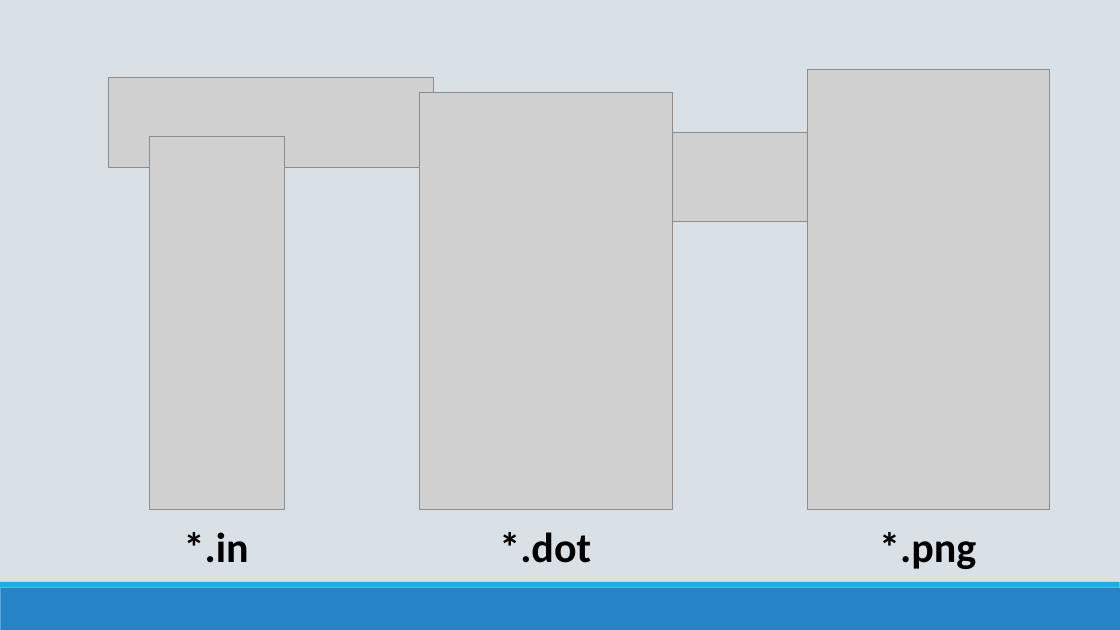
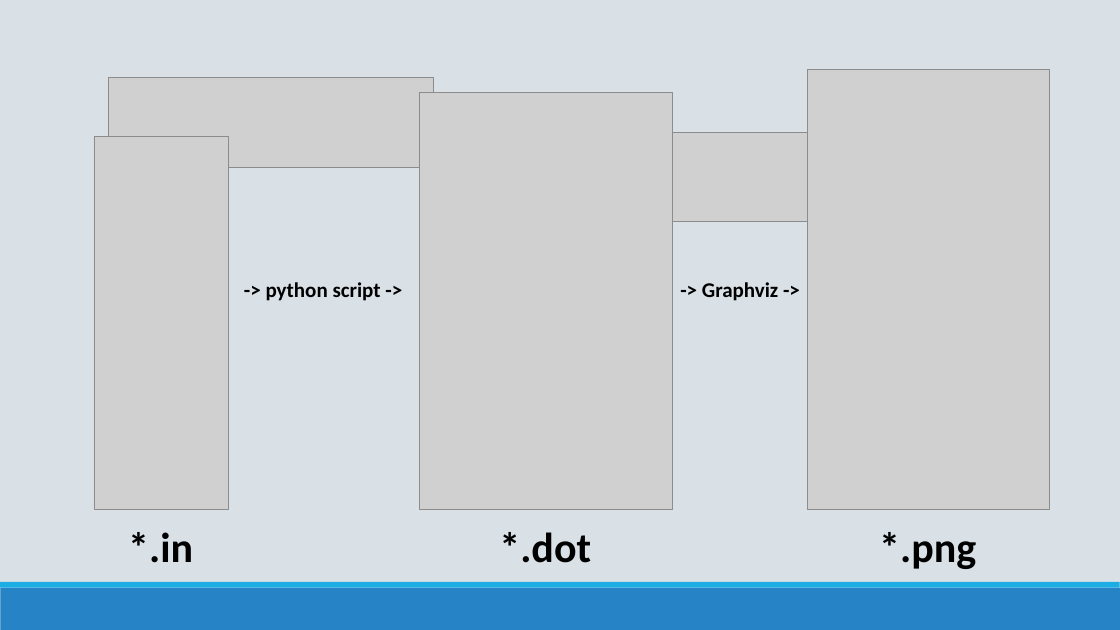
Before and after one commit to ldrahnik/ial_project_2019_2020, a slide deck: slide 5 of defense/presentation.pptx (slide 6 before the commit). Drawn at 1120x630 pixels with LibreOffice and Linux fonts; fonts in the diff are those of the drawing; grey boxes stand for pictures. Boxes give left, top, right and bottom in pixels: in the first picture for what was removed or moved away, otherwise in the second. Text is boxed around its words. In the diff, an @@ line names an element or a change of style, - is before the commit and + after.

```diff
--- a/defense/presentation.pptx
+++ b/defense/presentation.pptx
@@ picture: place and size @@
-picture at box(150, 136, 284, 509)
+picture at box(94, 136, 229, 509)
@@ text added at box(266, 282, 381, 301), 18 pt, text #000000, bold @@
+-> python script ->
@@ text added at box(702, 282, 778, 301), 18 pt, text #000000, bold @@
+-> Graphviz ->
@@ text "*.in": place and size @@
-text "*.in" at box(184, 532, 249, 563)
+text "*.in" at box(128, 532, 193, 563)
```
Also in this commit, not shown: 6 other slides changed, 1 slide added, 1 slide removed.
